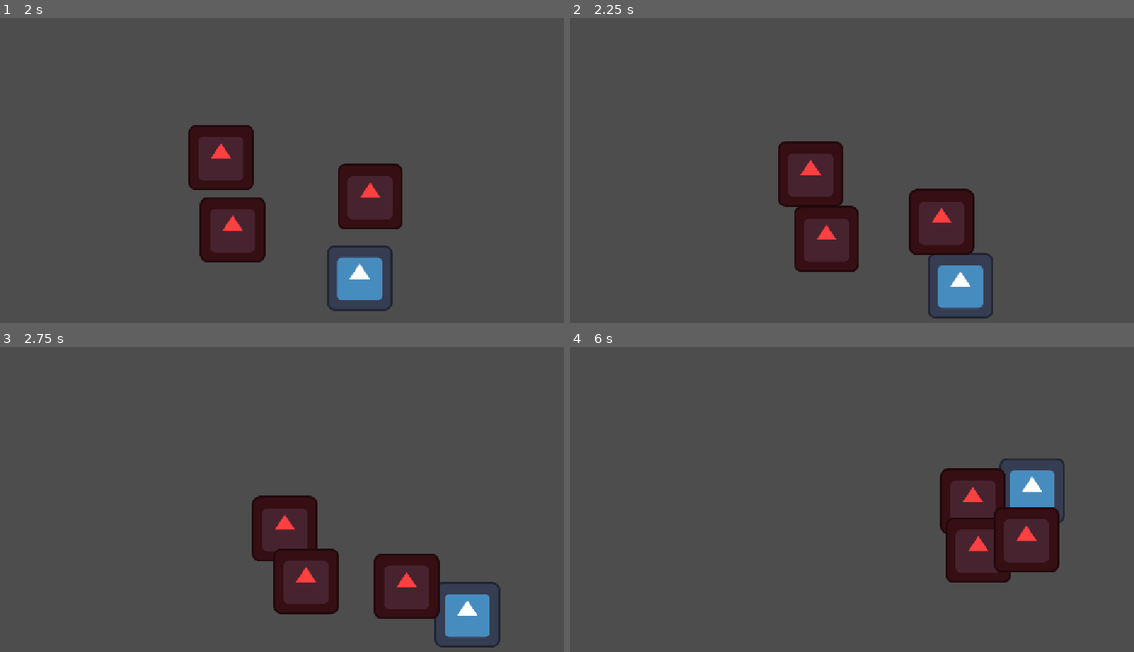
Above: before the commit, frames 1-4 (two rows, left to right).
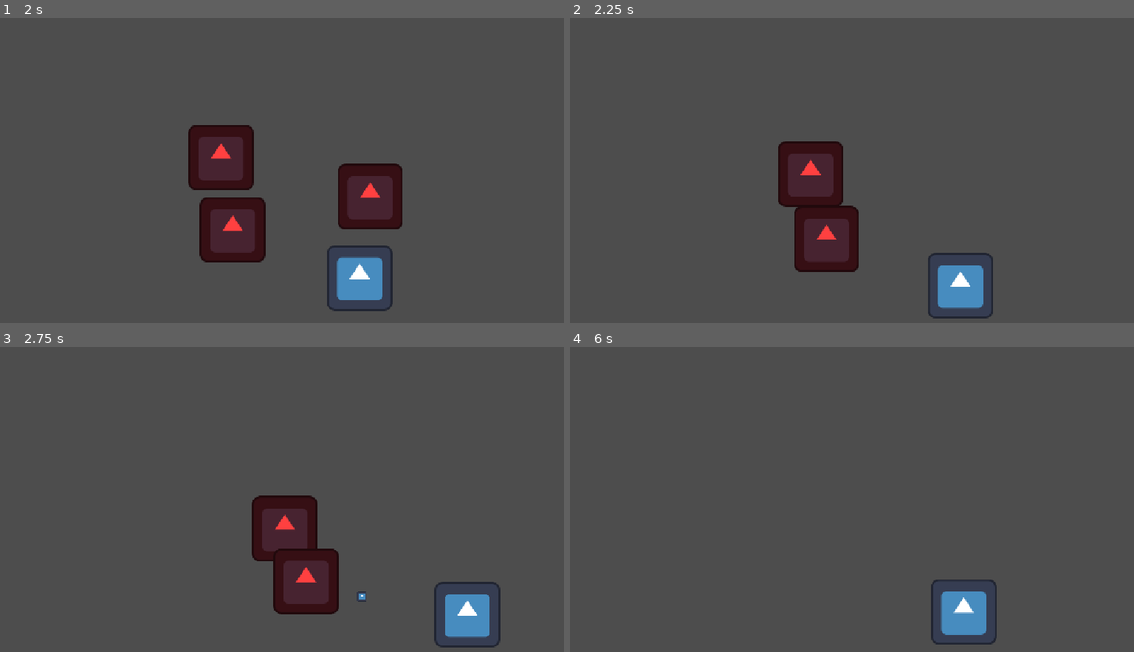
Above: after the commit, the same moments.

Repository: NxtCreator/little-archery
Game: Godot game, scene res://scenes/main.tscn
Same seed, same stepped clock (60 frames per second), same inputs: the game is played once before the commit and once after it. The engine's default icon, where the game draws it, is replaced by a stand-in: a white triangle on a blue panel in a dark square.
Inputs (mouse positions are in pixels of both pictures, inside the frame that each line leads up to):
- Up to frame 1 (2 s): tap Enter at 0.5 s; move the mouse to (400, 167) at 0.52 s; hold D (move_right) 0.53-1.28 s; tap Alt at 0.6 s; click (400, 167) at 0.67 s; move the mouse to (152, 201) at 1.27 s; hold S (move_down) from 1.28 s (still down); tap Shift at 1.35 s
- Up to frame 2 (2.25 s): move the mouse to (897, 112) at 2.02 s; release S (move_down) at 2.03 s; hold D (move_right) from 2.03 s (still down); tap Alt at 2.1 s
- Up to frame 3 (2.75 s): keep holding D (move_right)
- Up to frame 4 (6 s): move the mouse to (806, 578) at 2.77 s; release D (move_right) at 2.78 s; hold W (move_up) 2.78-3.53 s; tap Shift at 2.85, 4.35, 5.85 s; click (806, 578) at 2.92 s; move the mouse to (1015, 563) at 3.52 s; hold A (move_left) 3.53-5.03 s; tap Alt at 3.6, 5.1 s; move the mouse to (660, 462) at 4.27 s; move the mouse to (868, 511) at 5.02 s; hold S (move_down) 5.03-5.78 s; click (868, 511) at 5.17 s; move the mouse to (750, 429) at 5.77 s; hold D (move_right) from 5.78 s (still down)

Frame 1 is identical in both runs. In frame 2, 2.5% of the frame differs, in the area x 60-72%, y 55-78%; in frame 3, 2.5%; in frame 4, 8.7%, in the area x 64-88%, y 36-98%.

Commit message:
Add enemy health and take_damage, arrows deal exported damage on hit

Diff:
--- a/scenes/arrow.gd
+++ b/scenes/arrow.gd
@@ -1,5 +1,6 @@
 extends Area2D
 @export var speed = 600
+@export var damage = 1
 var direction = Vector2.RIGHT
 
 
@@ -13,4 +14,5 @@
 
 func _on_body_entered(body: Node2D) -> void:
 	if body.is_in_group("enemy"):
+		body.take_damage(damage)
 		queue_free()
--- a/scenes/enemy.gd
+++ b/scenes/enemy.gd
@@ -1,5 +1,11 @@
 extends CharacterBody2D
 @export var speed = 200
+@export var health = 3
+
+func take_damage(amount: int) -> void:
+	health -= amount
+	if health == 0:
+		queue_free()
 
 func _ready() -> void:
 	pass
